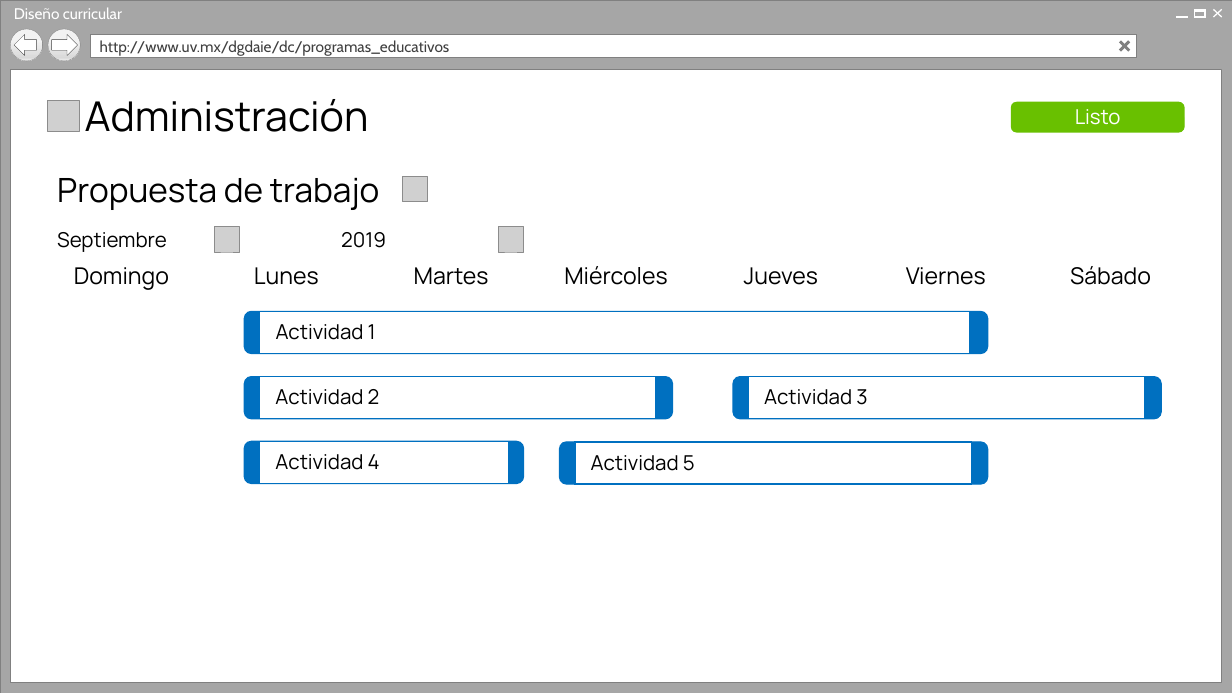
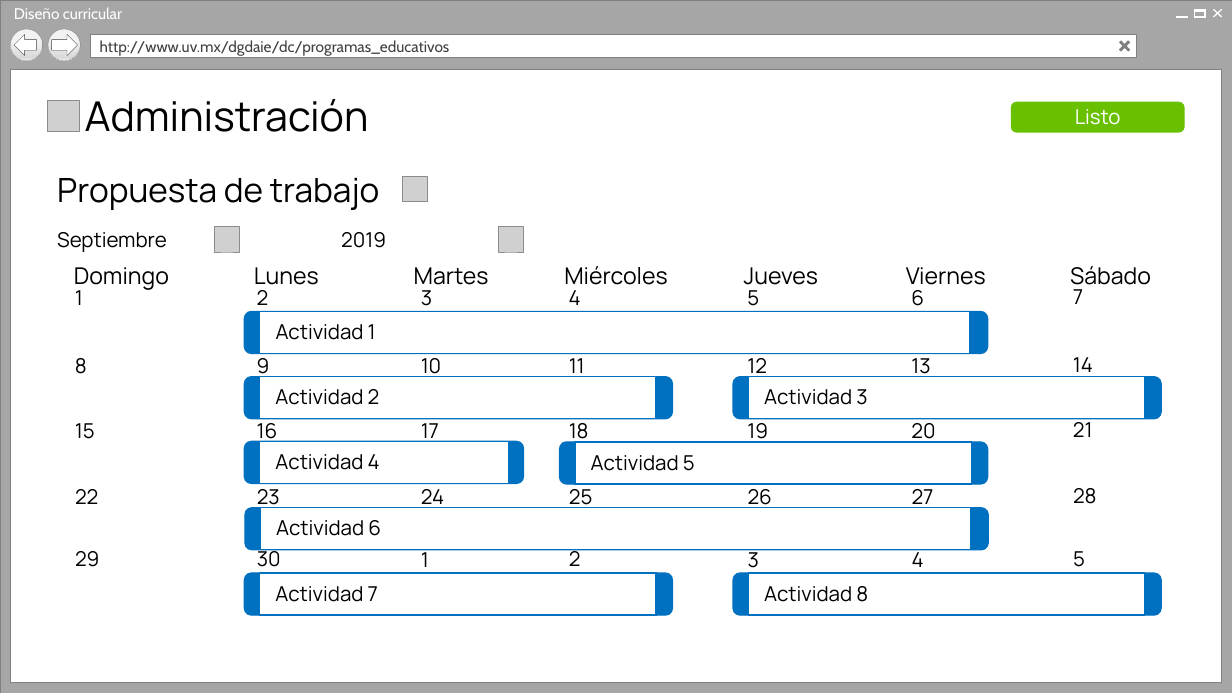
Before and after one commit to Senzho/DISENO_CURRICULAR_SS_05_2019, a slide deck: slide 12 of Diseño/Prototipos V2.pptx. Drawn at 1232x693 pixels with LibreOffice and Linux fonts; fonts in the diff are those of the drawing; grey boxes stand for pictures; background and template pictures are left out. Boxes give left, top, right and bottom in pixels: in the first picture for what was removed or moved away, otherwise in the second. Text is boxed around its words. In the diff, an @@ line names an element or a change of style, - is before the commit and + after.

Commit message:
Cronograma
1. Plan de trabajo terminado.

```diff
--- a/Diseño/Prototipos V2.pptx
+++ b/Diseño/Prototipos V2.pptx
@@ group added at <box>75,289,1083,306</box>: 7 texts @@
+1
+2
+3
+4
+5
+6
+7
@@ group added at <box>75,357,1093,380</box>: 7 texts @@
+8
+9
+10
+11
+12
+13
+14
@@ group added at <box>75,418,1093,444</box>: 7 texts @@
+15
+16
+17
+18
+19
+20
+21
@@ rounded rectangle added at <box>245,508,988,551</box>, fill #0070C0, outline #0070C0 1 pt @@
@@ rounded rectangle added at <box>261,508,971,551</box>, fill #FFFFFF, outline #0070C0 1 pt @@
@@ group added at <box>75,488,1097,511</box>: 7 texts @@
+22
+23
+24
+25
+26
+27
+28
@@ text added at <box>276,520,381,536</box>, 16 pt, text #000000 @@
+Actividad 6
@@ group added at <box>75,547,1085,573</box>: 7 texts @@
+29
+30
+1
+2
+3
+4
+5
@@ rounded rectangle added at <box>244,573,672,616</box>, fill #0070C0, outline #0070C0 1 pt @@
@@ rounded rectangle added at <box>260,573,656,616</box>, fill #FFFFFF, outline #0070C0 1 pt @@
@@ text added at <box>275,586,378,602</box>, 16 pt, text #000000 @@
+Actividad 7
@@ rounded rectangle added at <box>733,573,1161,616</box>, fill #0070C0, outline #0070C0 1 pt @@
@@ rounded rectangle added at <box>749,573,1145,616</box>, fill #FFFFFF, outline #0070C0 1 pt @@
@@ text added at <box>764,586,868,602</box>, 16 pt, text #000000 @@
+Actividad 8
```
